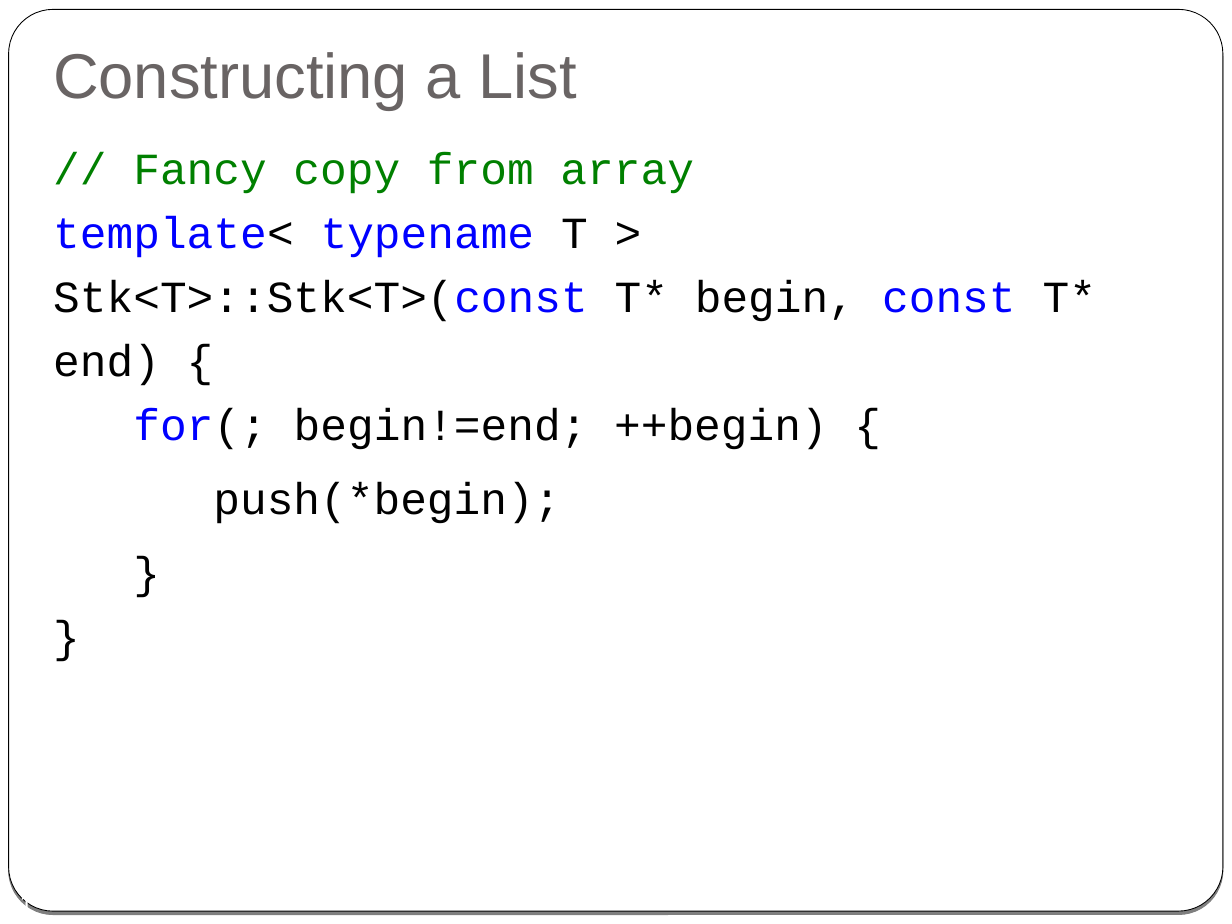
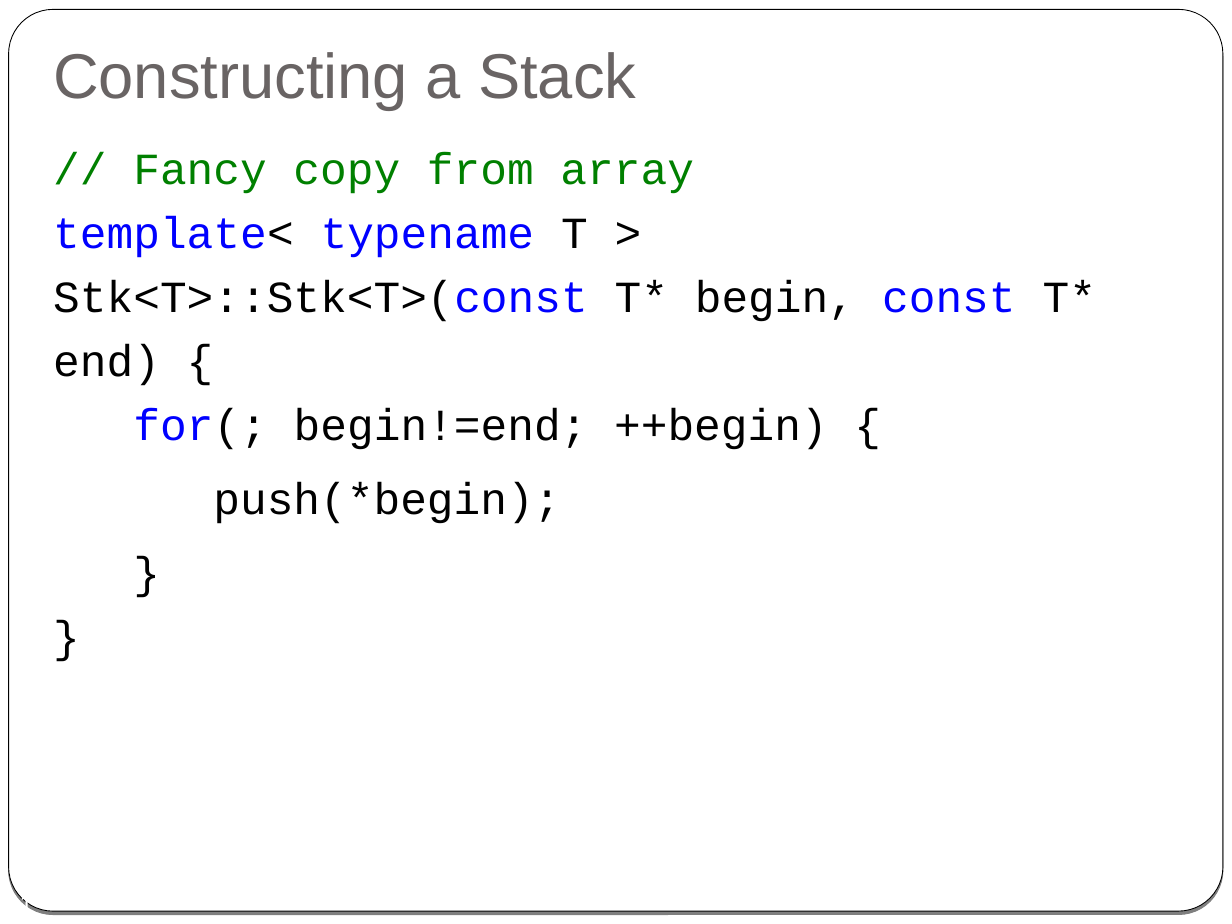
Before and after one commit to cpp-at-ariel/cpp-5780, a slide deck: slide 11 of 08-templates-iterators/slides-2-class-templates-iterators.odp. Drawn at 1232x924 pixels with LibreOffice and Linux fonts; fonts in the diff are those of the drawing. Boxes give left, top, right and bottom in pixels: in the first picture for what was removed or moved away, otherwise in the second. Text is boxed around its words. In the diff, an @@ line names an element or a change of style, - is before the commit and + after.

```diff
--- a/08-templates-iterators/slides-2-class-templates-iterators.odp
+++ b/08-templates-iterators/slides-2-class-templates-iterators.odp
@@ title at (53, 52, 636, 110): text changed @@
-Constructing a List
+Constructing a Stack
```
Also in this commit, not shown: 7 other slides changed, 5 other files.
